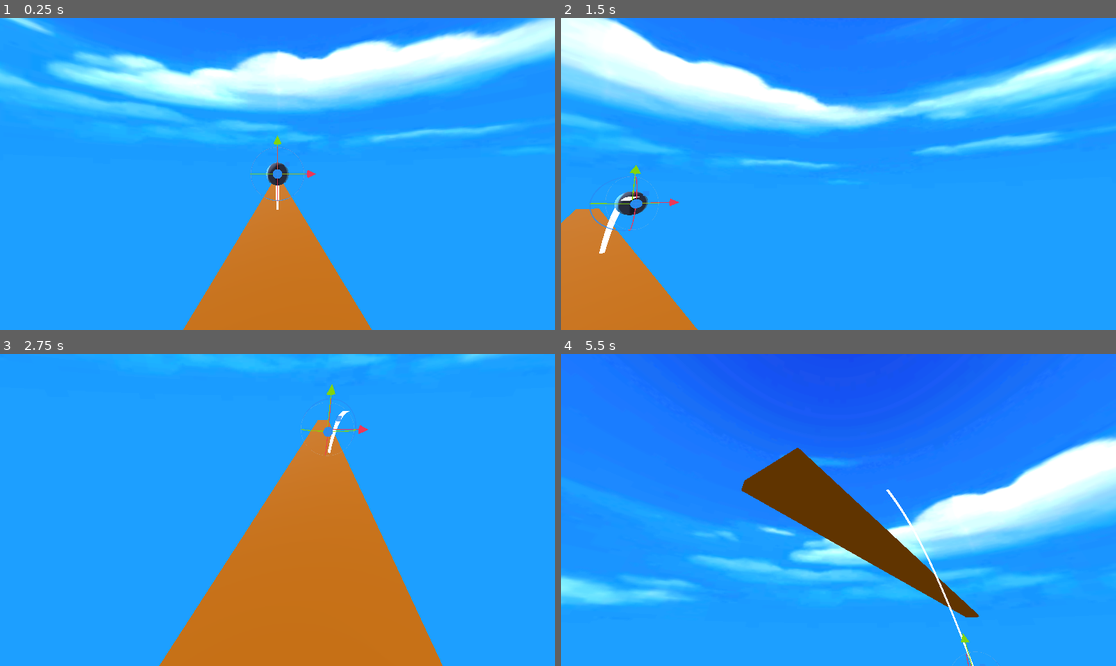
Above: before the commit, frames 1-4 (two rows, left to right).
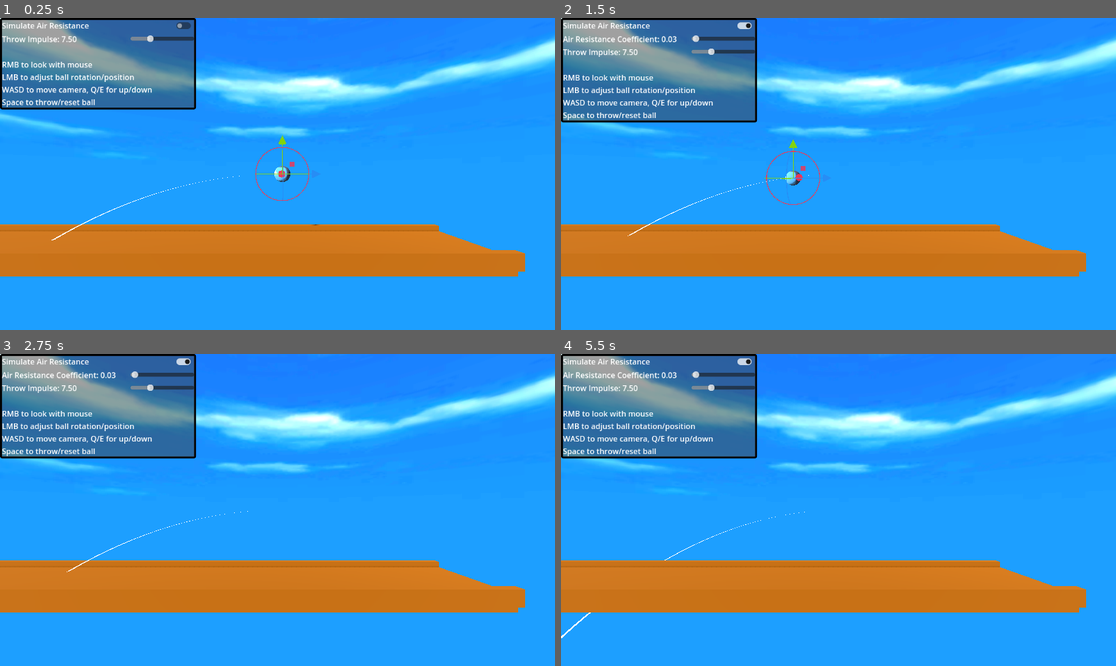
Above: after the commit, the same moments.

Repository: ErythiaSea/CMP400-PhET
Game: Godot game, scene res://Scenes/bowlingEnv.tscn
Same seed, same stepped clock (60 frames per second), same inputs: the game is played once before the commit and once after it. This scene is started directly instead of the project's main scene. The engine's default icon, where the game draws it, is replaced by a stand-in: a white triangle on a blue panel in a dark square.
Inputs (mouse positions are in pixels of both pictures, inside the frame that each line leads up to):
- Up to frame 1 (0.25 s): no input
- Up to frame 2 (1.5 s): click (744, 24) at 0.52 s; tap Enter (ui_accept) at 1.25 s; move the mouse to (960, 158) at 1.27 s; hold L (ball_right) from 1.28 s (still down); tap Space (ball_fire) at 1.35 s; click (960, 158) at 1.42 s
- Up to frame 3 (2.75 s): tap Enter (ui_accept) at 1.52 s; release L (ball_right) at 2 s; drag from (166, 525) to (249, 572) at 2.02 s
- Up to frame 4 (5.5 s): move the mouse to (894, 441) at 2.77 s; hold L (ball_right) 2.78-3.5 s; hold S (camera_bck) 2.78-3.5 s; click (894, 441) at 2.92 s; tap Space (ball_fire) at 3.05, 4.55 s; drag from (810, 572) to (672, 463) at 3.52 s; tap Enter (ui_accept) at 4.25, 4.52 s; move the mouse to (1005, 556) at 4.27 s; hold J (ball_left) 4.28-5 s; hold W (camera_fwd) 4.28-5 s; click (1005, 556) at 4.42 s; drag from (672, 463) to (755, 432) at 5.02 s

The runs differ from the first frame. In frame 1, 41% of the frame differs, in the area x 0-100%, y 0-100%; in frame 2, 41%; in frame 3, 46%; in frame 4, 64%.

Commit message:
bowling pins and better trajectory

Diff:
--- a/Scenes/bowlingEnv.tscn
+++ b/Scenes/bowlingEnv.tscn
@@ -8,6 +8,8 @@
 [ext_resource type="PackedScene" uid="uid://bvlr2qb0wnb5" path="res://Scenes/forceDiagComponent.tscn" id="4_0fhea"]
 [ext_resource type="Script" uid="uid://e3f1ox6y6cvg" path="res://addons/Gizmo3DScript/gizmo3D.gd" id="6_wp4vv"]
 [ext_resource type="Script" uid="uid://cigrabbeusvkm" path="res://Scenes/trajectory_line.gd" id="8_hymiy"]
+[ext_resource type="PackedScene" uid="uid://4oeyivm4nvdn" path="res://Scenes/bowling_pin.tscn" id="9_lt5hn"]
+[ext_resource type="Script" uid="uid://c1l5soefw1mvj" path="res://Scenes/gui_root.gd" id="10_w56ka"]
 
 [sub_resource type="PanoramaSkyMaterial" id="PanoramaSkyMaterial_hymiy"]
 panorama = ExtResource("1_deeac")
@@ -48,12 +50,35 @@
 [sub_resource type="StandardMaterial3D" id="StandardMaterial3D_w56ka"]
 albedo_color = Color(0.49833453, 0.27897835, 4.3317675e-07, 1)
 
+[sub_resource type="BoxMesh" id="BoxMesh_w56ka"]
+material = SubResource("StandardMaterial3D_w56ka")
+size = Vector3(25, 0.185, 0.1)
+
+[sub_resource type="BoxMesh" id="BoxMesh_fxcs8"]
+material = SubResource("StandardMaterial3D_w56ka")
+size = Vector3(25, 0.185, 0.1)
+
 [sub_resource type="BoxMesh" id="BoxMesh_aomcl"]
 material = SubResource("StandardMaterial3D_w56ka")
 size = Vector3(25, 0.185, 1.1)
 
+[sub_resource type="BoxShape3D" id="BoxShape3D_lt5hn"]
+size = Vector3(25, 0.185, 1.1)
+
 [sub_resource type="BoxShape3D" id="BoxShape3D_fxcs8"]
-size = Vector3(25, 0.185, 1.1)
+size = Vector3(25, 0.185, 0.1)
+
+[sub_resource type="StyleBoxFlat" id="StyleBoxFlat_aomcl"]
+bg_color = Color(0.24477634, 0.24477643, 0.24477628, 0.49411765)
+border_width_left = 4
+border_width_top = 4
+border_width_right = 4
+border_width_bottom = 4
+border_color = Color(0, 0, 0, 1)
+corner_radius_top_left = 4
+corner_radius_top_right = 4
+corner_radius_bottom_right = 4
+corner_radius_bottom_left = 4
 
 [node name="BowlingEnv" type="Node3D"]
 script = ExtResource("1_0fhea")
@@ -73,7 +98,7 @@
 shadow_enabled = true
 
 [node name="Camera3D" type="Camera3D" parent="."]
-transform = Transform3D(1, 0, 0, 0, 1, 0, 0, 0, 1, 0, 1, 1.9228292)
+transform = Transform3D(-4.371139e-08, 0, -1, 0, 1, 0, 1, 0, -4.371139e-08, -2.7170715, 1, -0.06402302)
 script = ExtResource("1_08dfx")
 
 [node name="WorldEnvironment" type="WorldEnvironment" parent="."]
@@ -92,6 +117,7 @@
 physics_material_override = SubResource("PhysicsMaterial_65q5m")
 can_sleep = false
 freeze = true
+continuous_cd = true
 script = ExtResource("3_0fhea")
 traj_line = NodePath("../TrajectoryLine")
 
@@ -116,8 +142,134 @@
 transform = Transform3D(-4.371139e-08, 0, 1, 0, 1, 0, -1, 0, -4.371139e-08, 0, 0, -10)
 physics_material_override = SubResource("PhysicsMaterial_hymiy")
 
-[node name="MeshInstance3D" type="MeshInstance3D" parent="lane"]
+[node name="Rbarrier" type="MeshInstance3D" parent="lane"]
+transform = Transform3D(1, 0, 0, 0, 1, 0, 0, 0, 1, 0, 0.086, 0.565)
+mesh = SubResource("BoxMesh_w56ka")
+
+[node name="LBarrier" type="MeshInstance3D" parent="lane"]
+transform = Transform3D(1, 0, 0, 0, 1, 0, 0, 0, 1, 0, 0.086381435, -0.565176)
+mesh = SubResource("BoxMesh_fxcs8")
+
+[node name="Floor" type="MeshInstance3D" parent="lane"]
 mesh = SubResource("BoxMesh_aomcl")
 
 [node name="CollisionShape3D" type="CollisionShape3D" parent="lane"]
+shape = SubResource("BoxShape3D_lt5hn")
+
+[node name="CollisionShape3D2" type="CollisionShape3D" parent="lane"]
+transform = Transform3D(1, 0, 0, 0, 1, 0, 0, 0, 1, 0, 0.086, -0.565)
 shape = SubResource("BoxShape3D_fxcs8")
+
+[node name="CollisionShape3D3" type="CollisionShape3D" parent="lane"]
+transform = Transform3D(1, 0, 0, 0, 1, 0, 0, 0, 1, 0, 0.086, 0.565)
+shape = SubResource("BoxShape3D_fxcs8")
+
+[node name="Pins" type="Node3D" parent="."]
+transform = Transform3D(1, 0, 0, 0, 1, 0, 0, 0, 1, 0, 0.02, 0)
+
+[node name="BowlingPin" parent="Pins" instance=ExtResource("9_lt5hn")]
+transform = Transform3D(1, 0, 0, 0, 1, 0, 0, 0, 1, 0, 0.2874456, -21.155258)
+
+[node name="BowlingPin2" parent="Pins" instance=ExtResource("9_lt5hn")]
+transform = Transform3D(1, 0, 0, 0, 1, 0, 0, 0, 1, -0.11149472, 0.2874456, -21.320173)
+
+[node name="BowlingPin6" parent="Pins" instance=ExtResource("9_lt5hn")]
+transform = Transform3D(1, 0, 0, 0, 1, 0, 0, 0, 1, 0.111, 0.287, -21.32)
+
+[node name="BowlingPin3" parent="Pins" instance=ExtResource("9_lt5hn")]
+transform = Transform3D(1, 0, 0, 0, 1, 0, 0, 0, 1, 0, 0.287, -21.475)
+
+[node name="BowlingPin4" parent="Pins" instance=ExtResource("9_lt5hn")]
+transform = Transform3D(1, 0, 0, 0, 1, 0, 0, 0, 1, -0.22476788, 0.287, -21.475)
+
+[node name="BowlingPin7" parent="Pins" instance=ExtResource("9_lt5hn")]
+transform = Transform3D(1, 0, 0, 0, 1, 0, 0, 0, 1, -0.33107448, 0.287, -21.646578)
+
+[node name="BowlingPin8" parent="Pins" instance=ExtResource("9_lt5hn")]
+transform = Transform3D(1, 0, 0, 0, 1, 0, 0, 0, 1, -0.118700385, 0.287, -21.646578)
+
+[node name="BowlingPin9" parent="Pins" instance=ExtResource("9_lt5hn")]
+transform = Transform3D(1, 0, 0, 0, 1, 0, 0, 0, 1, 0.331, 0.287, -21.647)
+
+[node name="BowlingPin10" parent="Pins" instance=ExtResource("9_lt5hn")]
+transform = Transform3D(1, 0, 0, 0, 1, 0, 0, 0, 1, 0.122710645, 0.287, -21.647)
+
+[node name="BowlingPin5" parent="Pins" instance=ExtResource("9_lt5hn")]
+transform = Transform3D(1, 0, 0, 0, 1, 0, 0, 0, 1, 0.225, 0.287, -21.475)
+
+[node name="GUIRoot" type="CanvasLayer" parent="." node_paths=PackedStringArray("air_resistance_toggle", "air_resistance_slider_container", "air_resistance_coefficient_slider", "air_resistance_coefficient_label", "mass_slider", "mass_label", "push_strength_slider", "push_strength_label", "force_ball")]
+script = ExtResource("10_w56ka")
+air_resistance_toggle = NodePath("PanelContainer/VBoxContainer/ButtonContainer/AirResistanceButton")
+air_resistance_slider_container = NodePath("PanelContainer/VBoxContainer/ARCSliderContainer")
+air_resistance_coefficient_slider = NodePath("PanelContainer/VBoxContainer/ARCSliderContainer/ARCSlider")
+air_resistance_coefficient_label = NodePath("PanelContainer/VBoxContainer/ARCSliderContainer/ARCSliderLabel")
+mass_slider = NodePath("")
+mass_label = NodePath("")
+push_strength_slider = NodePath("PanelContainer/VBoxContainer/PSSliderContainer/PushStrengthSlider")
+push_strength_label = NodePath("PanelContainer/VBoxContainer/PSSliderContainer/PSSliderLabel")
+force_ball = NodePath("../ForceBall")
+
+[node name="PanelContainer" type="PanelContainer" parent="GUIRoot"]
+offset_right = 407.0
+offset_bottom = 59.0
+theme_override_styles/panel = SubResource("StyleBoxFlat_aomcl")
+
+[node name="VBoxContainer" type="VBoxContainer" parent="GUIRoot/PanelContainer"]
+layout_mode = 2
+
+[node name="ButtonContainer" type="HBoxContainer" parent="GUIRoot/PanelContainer/VBoxContainer"]
+layout_mode = 2
+
+[node name="ButtonLabel" type="Label" parent="GUIRoot/PanelContainer/VBoxContainer/ButtonContainer"]
+layout_mode = 2
+size_flags_horizontal = 2
+text = "Simulate Air Resistance"
+
+[node name="AirResistanceButton" type="CheckButton" parent="GUIRoot/PanelContainer/VBoxContainer/ButtonContainer"]
+layout_mode = 2
+size_flags_horizontal = 10
+focus_mode = 0
+
+[node name="ARCSliderContainer" type="HBoxContainer" parent="GUIRoot/PanelContainer/VBoxContainer"]
+visible = false
+layout_mode = 2
+
+[node name="ARCSliderLabel" type="Label" parent="GUIRoot/PanelContainer/VBoxContainer/ARCSliderContainer"]
+layout_mode = 2
+size_flags_horizontal = 2
+text = "Air Resistance Coefficient: 0.03"
+
+[node name="ARCSlider" type="HSlider" parent="GUIRoot/PanelContainer/VBoxContainer/ARCSliderContainer"]
+layout_mode = 2
+size_flags_horizontal = 3
+size_flags_vertical = 4
+size_flags_stretch_ratio = 0.5
+max_value = 2.0
+step = 0.01
+value = 0.03
+
+[node name="PSSliderContainer" type="HBoxContainer" parent="GUIRoot/PanelContainer/VBoxContainer"]
+layout_mode = 2
+
+[node name="PSSliderLabel" type="Label" parent="GUIRoot/PanelContainer/VBoxContainer/PSSliderContainer"]
+layout_mode = 2
+size_flags_horizontal = 2
+text = "Throw Impulse: 7.50"
+
+[node name="PushStrengthSlider" type="HSlider" parent="GUIRoot/PanelContainer/VBoxContainer/PSSliderContainer"]
+layout_mode = 2
+size_flags_horizontal = 3
+size_flags_vertical = 4
+size_flags_stretch_ratio = 0.5
+max_value = 1000.0
+step = 0.01
+value = 7.5
+exp_edit = true
+
+[node name="ControlsLabel" type="Label" parent="GUIRoot/PanelContainer/VBoxContainer"]
+layout_mode = 2
+text = "
+RMB to look with mouse
+LMB to adjust ball rotation/position
+WASD to move camera, Q/E for up/down
+Space to throw/reset ball"
--- a/Scenes/bowling_ball.gd
+++ b/Scenes/bowling_ball.gd
@@ -6,7 +6,6 @@
 @onready var force_diag = $ArrowRoot
 @export var traj_line: Node3D
 
-var fired: bool = false
 var fire_impulse_strength: float = 50
 
 var last_pos: Vector3 = Vector3(0, 1, 0)
@@ -16,12 +15,22 @@
 func _ready() -> void:
 	pass # Replace with function body.
 
+func fire() -> void:
+	last_pos = position
+	last_rot = rotation
+	freeze = false
+	linear_velocity = Vector3.ZERO
+	angular_velocity = Vector3.ZERO
+	apply_central_impulse(-transform.basis.z * fire_impulse_strength)
+
+func reset() -> void:
+	position = last_pos
+	rotation = last_rot
+	freeze = true
 
 # Called every frame. 'delta' is the elapsed time since the previous frame.
 func _process(delta: float) -> void:
-	if fired:
-		if Input.is_action_just_pressed("ball_fire"):
-			_reset()
+	if !freeze:
 		return
 
 	if Input.is_action_pressed("ball_left"):
@@ -37,21 +46,4 @@
 	if Input.is_action_pressed("ball_down"):
 		move_and_collide(Vector3.DOWN * 3 * delta)
 
-	if Input.is_action_just_pressed("ball_fire"):
-		last_pos = position
-		last_rot = rotation
-		freeze = false
-		linear_velocity = Vector3.ZERO
-		angular_velocity = Vector3.ZERO
-		apply_central_impulse(-transform.basis.z * 50)
-		fired = true
-
 	traj_line.expected_init_vel = fire_impulse_strength / mass
-	traj_line.show_aim = !fired
-
-
-func _reset() -> void:
-	fired = false
-	position = last_pos
-	rotation = last_rot
-	freeze = true
--- a/Scenes/bowling_env.gd
+++ b/Scenes/bowling_env.gd
@@ -2,13 +2,28 @@
 
 @onready var _gizmo: Gizmo3D = $Gizmo3D
 @onready var _bowling_ball: RigidBody3D = $ForceBall
+@onready var _traj_line: TrajectoryLine = $TrajectoryLine
+
+var pin_pos: Dictionary[RigidBody3D, Vector3]
+var fired: bool = false
 
 # Called when the node enters the scene tree for the first time.
 func _ready() -> void:
 	_gizmo.select(_bowling_ball)
-	pass # Replace with function body.
-
+	for pin in $Pins.get_children() as Array[RigidBody3D]:
+		pin_pos[pin] = pin.position
 
 # Called every frame. 'delta' is the elapsed time since the previous frame.
 func _process(delta: float) -> void:
-	pass
+	if Input.is_action_just_pressed("ball_fire"):
+		fired = !fired
+		_traj_line.toggle_aim(!fired)
+		if fired:
+			_bowling_ball.fire()
+		else:
+			_bowling_ball.reset()
+			for pin in $Pins.get_children() as Array[RigidBody3D]:
+				pin.position = pin_pos[pin]
+				pin.linear_velocity = Vector3.ZERO
+				pin.angular_velocity = Vector3.ZERO
+				pin.rotation = Vector3.ZERO
--- /dev/null
+++ b/Scenes/bowling_pin.tscn
@@ -0,0 +1,20 @@
+[gd_scene load_steps=3 format=3 uid="uid://4oeyivm4nvdn"]
+
+[sub_resource type="CapsuleMesh" id="CapsuleMesh_va20v"]
+radius = 0.03
+height = 0.38
+
+[sub_resource type="BoxShape3D" id="BoxShape3D_va20v"]
+size = Vector3(0.06, 0.38, 0.06)
+
+[node name="BowlingPin" type="RigidBody3D"]
+mass = 1.5
+center_of_mass_mode = 1
+center_of_mass = Vector3(0, -0.05, 0)
+
+[node name="MeshInstance3D" type="MeshInstance3D" parent="."]
+mesh = SubResource("CapsuleMesh_va20v")
+skeleton = NodePath("../CollisionShape3D")
+
+[node name="CollisionShape3D" type="CollisionShape3D" parent="."]
+shape = SubResource("BoxShape3D_va20v")
--- a/Scenes/gui_root.gd
+++ b/Scenes/gui_root.gd
@@ -14,7 +14,8 @@
 func _ready() -> void:
 	air_resistance_toggle.toggled.connect(_on_artoggle_toggled)
 	air_resistance_coefficient_slider.value_changed.connect(_on_arcslider_value_changed)
-	mass_slider.value_changed.connect(_on_mass_slider_value_changed)
+	if (mass_slider):
+		mass_slider.value_changed.connect(_on_mass_slider_value_changed)
 	push_strength_slider.value_changed.connect(_on_ps_slider_value_changed)
 	pass # Replace with function body.
 
@@ -32,8 +33,8 @@
 	mass_label.text = "Ball Mass: %.2f" % value
 
 func _on_ps_slider_value_changed(value: float) -> void:
-	force_ball.push_strength = value
-	push_strength_label.text = "Push Strength: %.2f" % value
+	force_ball.fire_impulse_strength = value
+	push_strength_label.text = "Throw Impulse: %.2f" % value
 
 # Called every frame. 'delta' is the elapsed time since the previous frame.
 func _process(delta: float) -> void:
--- a/Scenes/mouselook_cam.gd
+++ b/Scenes/mouselook_cam.gd
@@ -1,5 +1,5 @@
 extends Camera3D
-var mlook: bool = true
+var mlook: bool = false
 
 # Called when the node enters the scene tree for the first time.
 func _ready() -> void:
--- a/Scenes/trajectory_line.gd
+++ b/Scenes/trajectory_line.gd
@@ -1,8 +1,9 @@
+class_name TrajectoryLine
 extends MeshInstance3D
 
 @export var projectile: Node3D
 
-var show_aim = false
+var show_aim = true
 var base_line_thickness := 0.03
 
 var expected_init_vel: float
@@ -19,10 +20,6 @@
 
 func toggle_aim(is_aiming):
 	show_aim = is_aiming
-
-	# Clear the mesh so it's no longer visible
-	if not is_aiming:
-		mesh = null
 
 func get_front_direction() -> Vector3:
 	return -projectile.get_global_transform().basis.z
Not shown: 1 places in Scenes/bowlingEnv.tscn that only renumber resources
